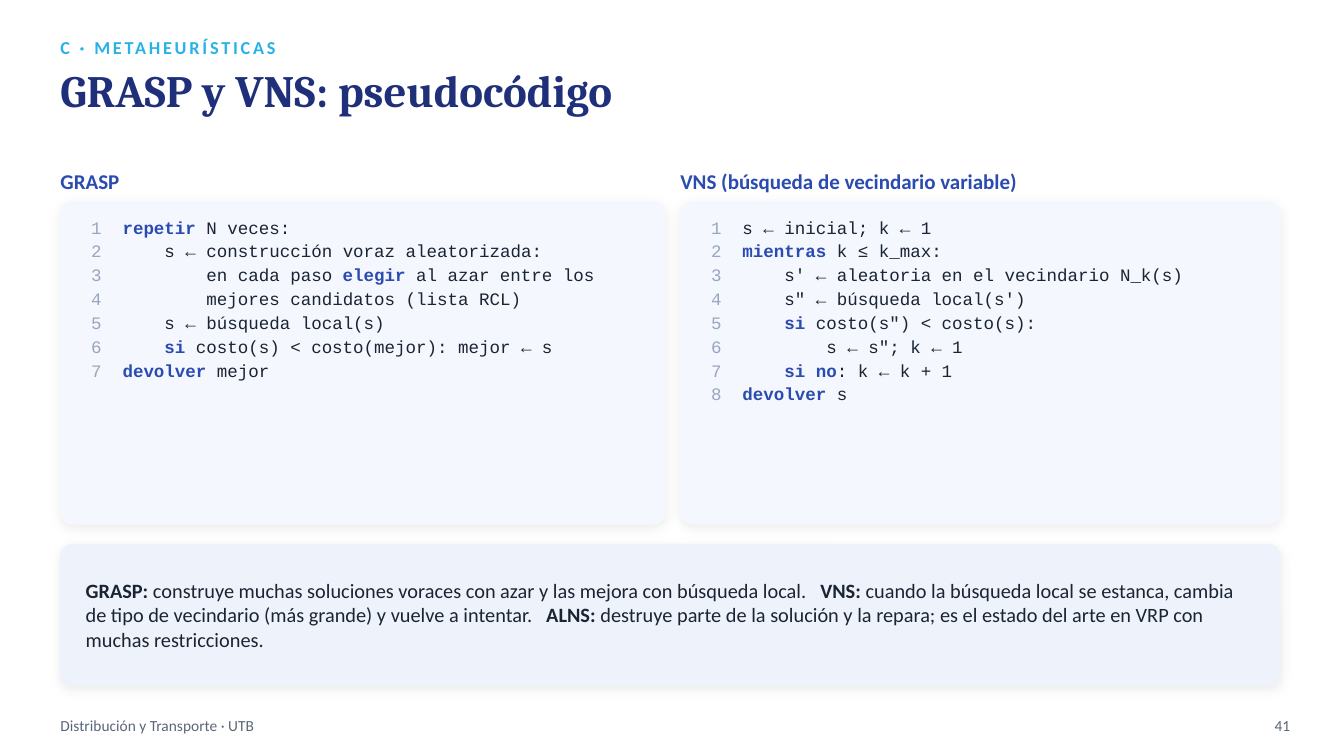
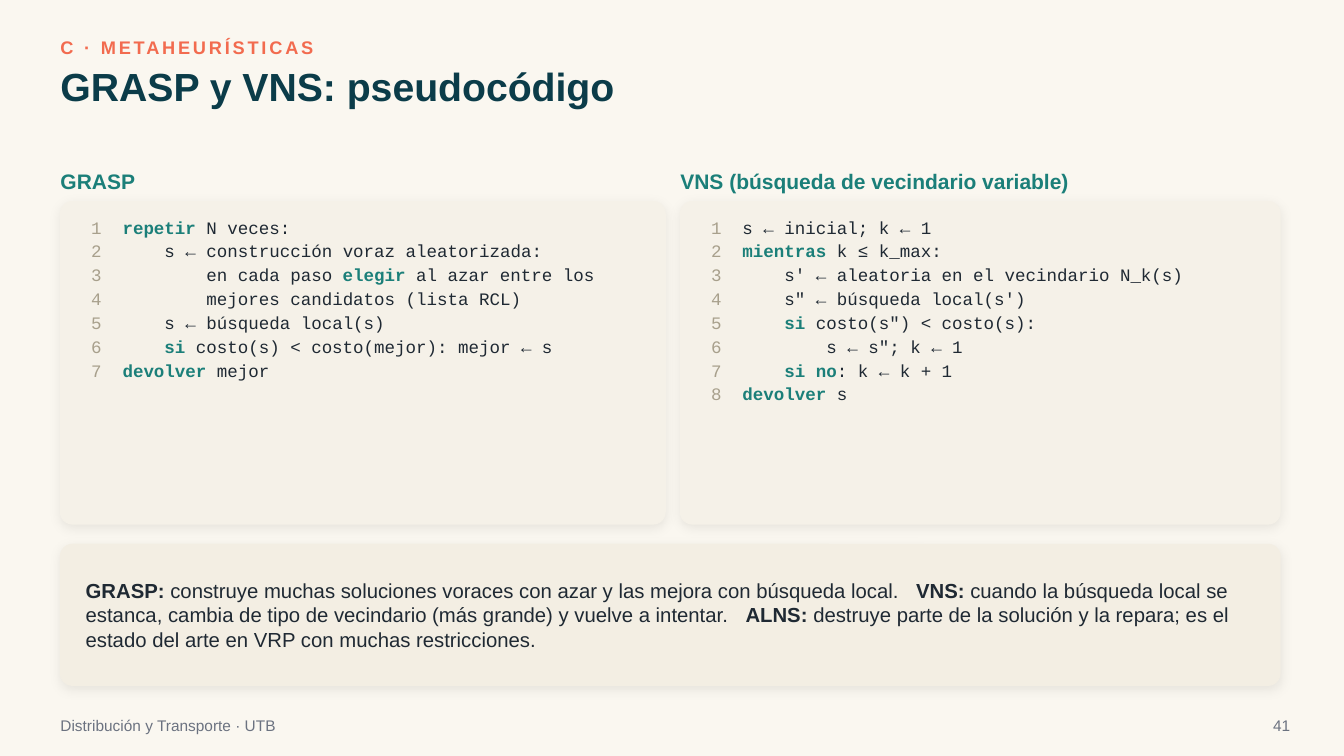
Before and after one commit to sebastianslg/grafosapp, a slide deck: slide 41 of Exposicion_Ruteo_de_Vehiculos.pptx. Drawn at 1344x756 pixels with LibreOffice and Linux fonts; fonts in the diff are those of the drawing. Boxes give left, top, right and bottom in pixels: in the first picture for what was removed or moved away, otherwise in the second. Text is boxed around its words. In the diff, an @@ line names an element or a change of style, - is before the commit and + after.

```diff
--- a/Exposicion_Ruteo_de_Vehiculos.pptx
+++ b/Exposicion_Ruteo_de_Vehiculos.pptx
@@ background #FFFFFF to #FAF7F0 @@
@@ text "C · METAHEURÍSTICAS" at [60,41,73,54]: font Calibri to Arial, text colour #29B2E6 to #F26B4F @@
@@ text "GRASP y VNS: pseudocódigo" at [60,72,614,109]: size 32 to 28 pt, font Cambria to Arial, text colour #1F2F7A to #0B3C49 @@
@@ text "GRASP" at [60,174,135,190]: font Calibri to Arial, text colour #2A4BB0 to #1B7F79 @@
@@ text "VNS (búsqueda de vecindario variable)" at [680,173,1068,193]: font Calibri to Arial, text colour #2A4BB0 to #1B7F79 @@
@@ rounded rectangle at [60,202,665,524]: fill #F4F7FD to #F5F1E8; outline #F4F7FD 0.75 pt to #F5F1E8 0.75 pt @@
@@ rounded rectangle at [681,202,1280,524]: fill #F4F7FD to #F5F1E8; outline #F4F7FD 0.75 pt to #F5F1E8 0.75 pt @@
@@ text "1 repetir N veces:" at [91,222,594,381]: text colour #9AA6BF to #A8A08C in "1", "2", "3", "4" and 3 more places; text colour #2A4BB0 to #1B7F79 in "repetir", "elegir", "si", "devolver"; text colour #1B2433 to #1F2933 in "N veces:", "s ← construcción voraz aleatorizada:", "en cada paso al azar entre los", "mejores candidatos (lista RCL)" and 3 more places @@
@@ text "1 s ← inicial; k ..." at [711,222,1183,400]: text colour #9AA6BF to #A8A08C in "1", "2", "3", "4" and 4 more places; text colour #1B2433 to #1F2933 in "s ← inicial; k ← 1", "k ≤ k_max:", "s′ ← aleatoria en el vecindario N_k(s)", "s″ ← búsqueda local(s′)" and 4 more places; text colour #2A4BB0 to #1B7F79 in "mientras", "si", "si no:", "devolver" @@
@@ rounded rectangle at [60,544,1280,686]: fill #EEF3FB to #F3EEE3; outline #EEF3FB 0.75 pt to #F3EEE3 0.75 pt @@
@@ text "GRASP: construye muchas soluciones voraces ..." at [86,583,1229,647]: font Calibri to Arial, text colour #1B2433 to #1F2933 @@
@@ text "Distribución y Transporte · UTB" at [60,719,276,734]: font Calibri to Arial, text colour #5B667A to #6B7280 @@
@@ text "41" at [1273,720,1290,731]: font Calibri to Arial, text colour #5B667A to #6B7280 @@
```
Also in this commit, not shown: 57 other slides changed, 1 other file.
